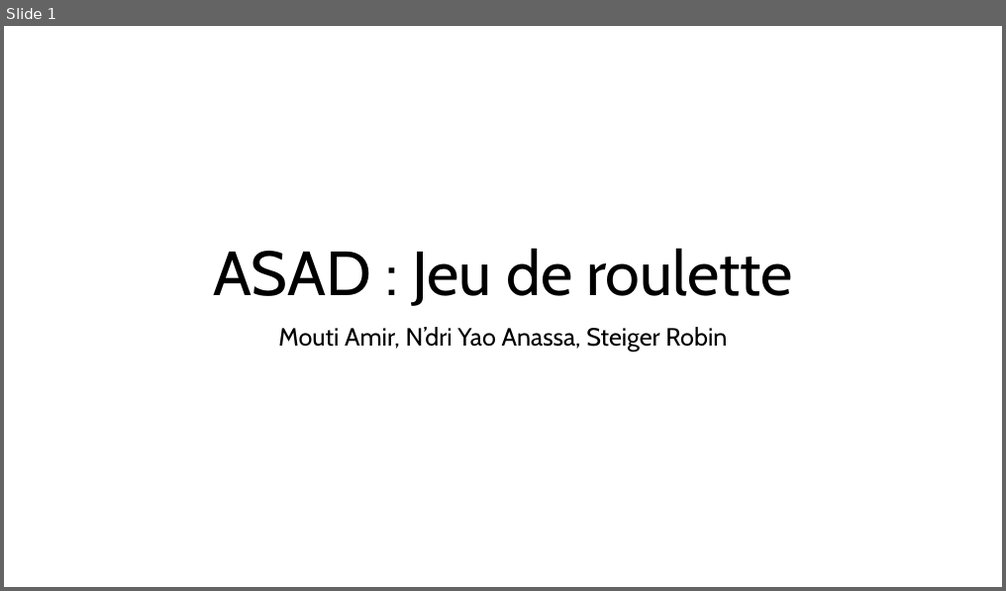
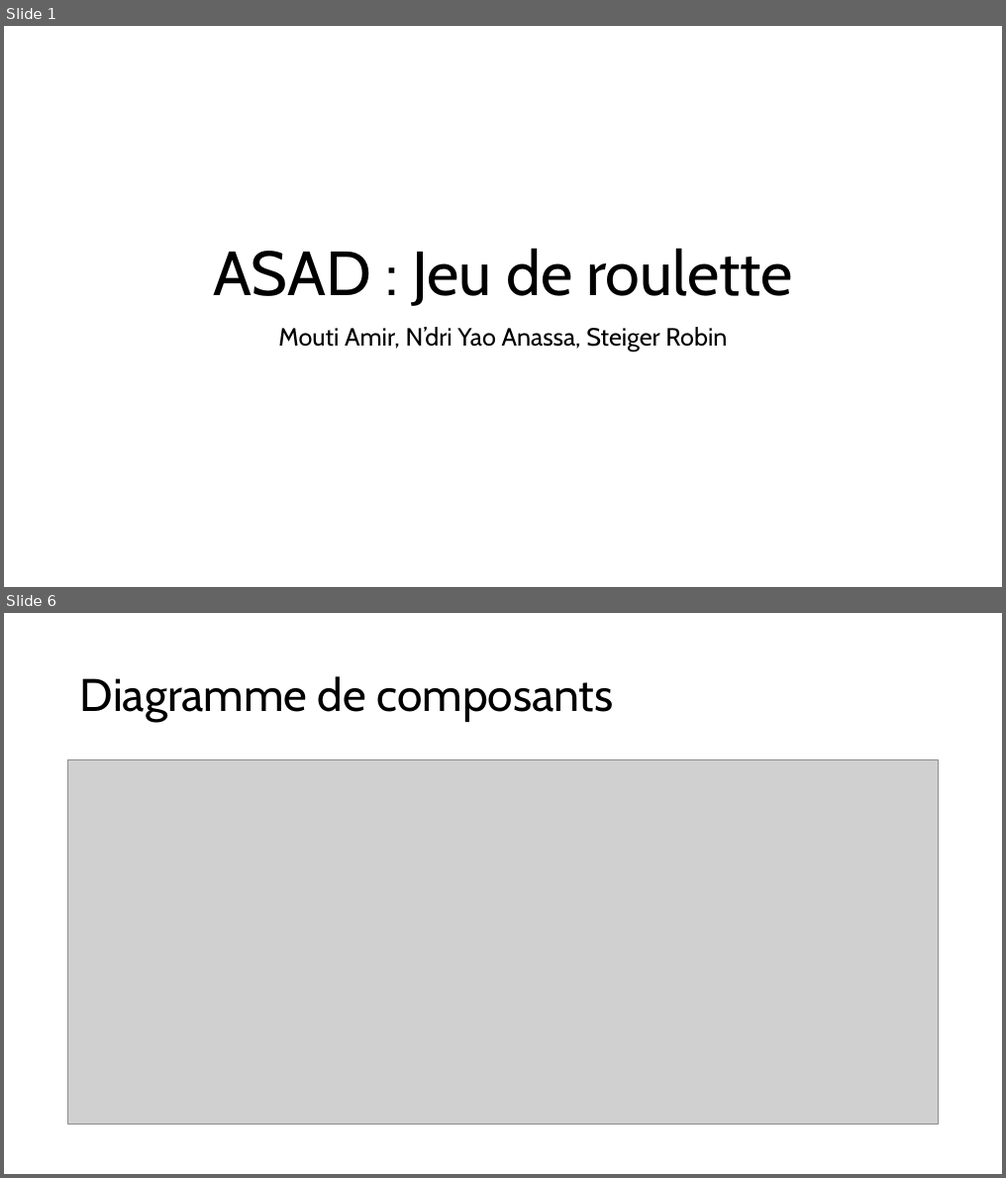
Before and after one commit to RobinSteiger/ASAD, a slide deck: doc/presentation.pptx. Shown one above the other, each under a label of ours: slide 1 before the commit, slides 1 and 6 after it; the slides between them are not shown. The pictures are 1006x591 and 1006x1178 pixels, drawn with LibreOffice and Linux fonts; fonts in the diff are those of the drawing; grey boxes stand for pictures. Boxes give left, top, right and bottom in pixels: in the first picture for what was removed or moved away, otherwise in the second. Text is boxed around its words. In the diff, an @@ line names an element or a change of style, - is before the commit and + after.

```diff
--- a/doc/presentation.pptx
+++ b/doc/presentation.pptx
@@ slide 6 added at (4, 613, 1002, 1174), background #FFFFFF @@
@@ title added at (80, 676, 614, 722), 44 pt, text #000000 @@
+Diagramme de composants
@@ picture added at (67, 760, 939, 1124) @@
```
Also in this commit, not shown: 6 other slides added, 3 slides removed.
